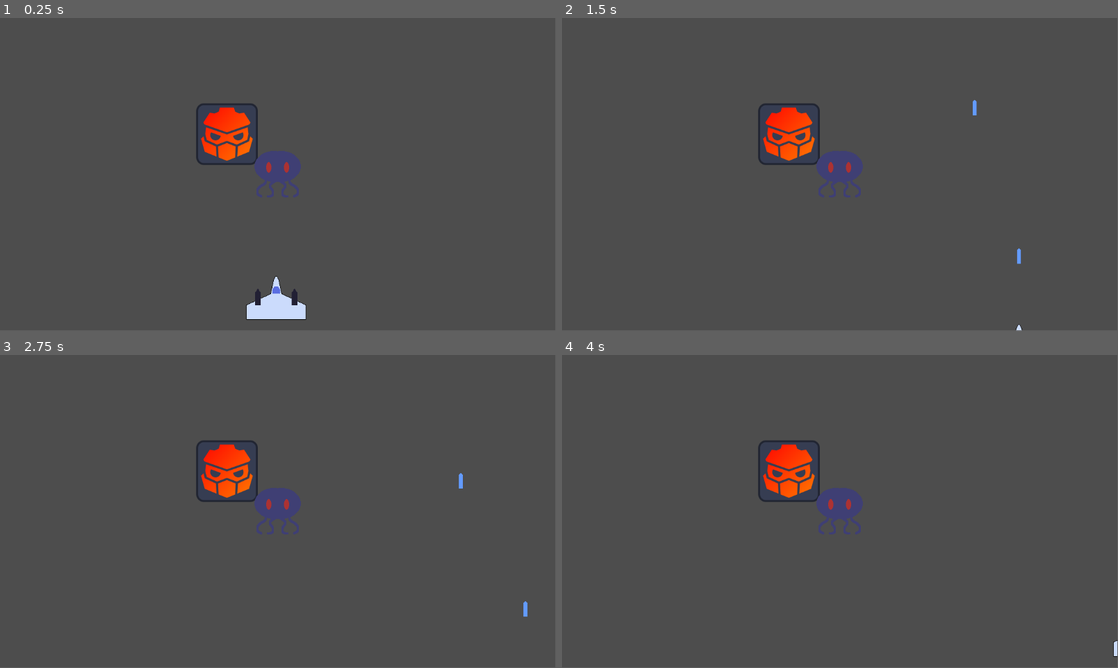
Above: before the commit, frames 1-4 (two rows, left to right).
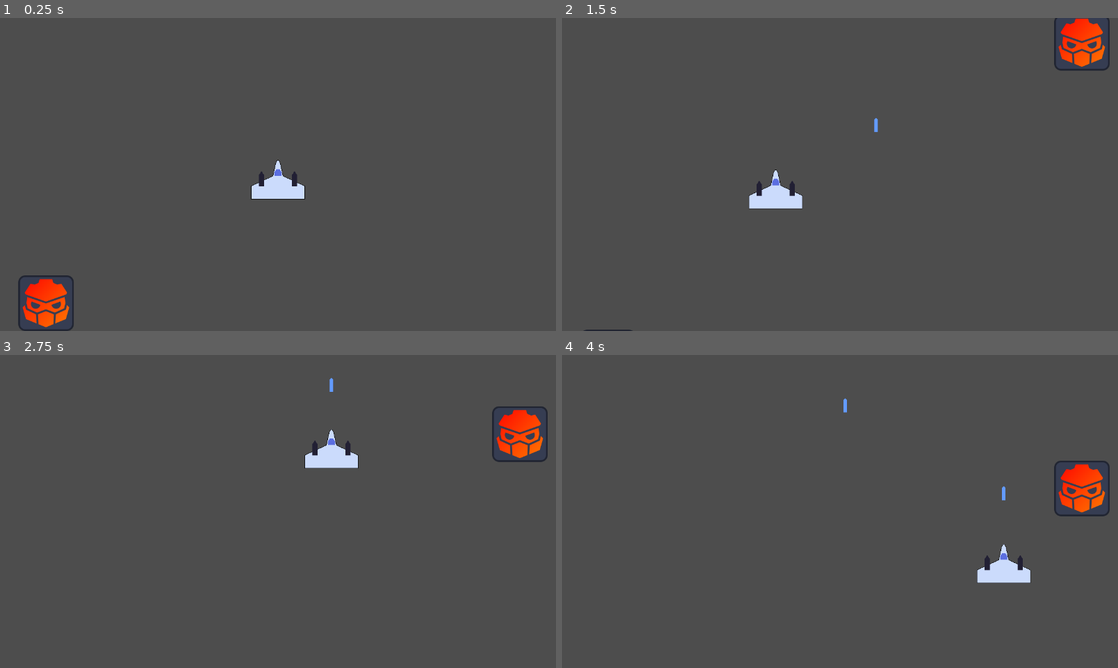
Above: after the commit, the same moments.

Repository: Tamicktom/simple-space-shooter
Game: Godot game, scene res://levels/Level.tscn
Same seed, same stepped clock (60 frames per second), same inputs: the game is played once before the commit and once after it. Before the commit the project starts from res://levels/level-1.tscn.
Inputs (mouse positions are in pixels of both pictures, inside the frame that each line leads up to):
- Up to frame 1 (0.25 s): no input
- Up to frame 2 (1.5 s): move the mouse to (962, 158) at 0.52 s; press the mouse at (962, 158) at 0.53 s; hold Right (right) 0.53-1.28 s; move the mouse to (728, 190) at 1.27 s; release the mouse at (728, 190) at 1.28 s; hold Down (down) from 1.28 s (still down); click (728, 190) at 1.35 s
- Up to frame 3 (2.75 s): move the mouse to (333, 442) at 2.02 s; release Down (down) at 2.03 s; press the mouse at (333, 442) at 2.03 s; hold Right (right) from 2.03 s (still down)
- Up to frame 4 (4 s): move the mouse to (812, 574) at 2.77 s; release Right (right) at 2.78 s; release the mouse at (812, 574) at 2.78 s; hold W (up) 2.78-3.53 s; click (812, 574) at 2.85 s; move the mouse to (1006, 558) at 3.52 s; press the mouse at (1006, 558) at 3.53 s; hold Left (left) from 3.53 s (still down)
In our replay, the window is 799x449 before the commit and 800x450 after it. These sizes can differ from the game's own. Grey fills any space a smaller window leaves; there, only what the larger window draws over its background counts as a difference.

The runs differ from the first frame. In frame 1, 4.4% of the frame differs, in the area x 3-56%, y 27-100%; in frame 2, 3.9%; in frame 3, 3.9%; in frame 4, 3.9%.

Commit message:
camera move and follow level advance

Diff:
--- a/entities/player/player.gd
+++ b/entities/player/player.gd
@@ -3,7 +3,9 @@
 class_name Player;
 
 @onready var parent: Level = get_parent();
-@export var speed: float = 500.0;
+@export var speed: float = 1000.0;
+# This is the distance from the player to the mouse to start moving the player
+@export var mouse_player_distance_threshold: float = 8.0;
 var can_shoot: bool = true;
 
 # Called every frame. 'delta' is the elapsed time since the previous frame.
@@ -17,9 +19,29 @@
 
 func move_player(_delta: float) -> void:
 	# Get the input direction and the current velocity
-	var direction = Input.get_vector("left", "right", "up", "down");
-	velocity = direction * speed;
+	# var direction = Input.get_vector("left", "right", "up", "down");
+	# velocity = direction * speed;
+	# this is a spaceship shooter game, so we need to make the player follow the mouse
+	var mouse_position: Vector2 = get_global_mouse_position();
 
+	# convert the mouse position values to int
+	var direction: Vector2 = (mouse_position - position).normalized();
+
+	var differenceX: float = mouse_position.x - position.x;
+	var differenceY: float = mouse_position.y - position.y;
+
+	var can_move_x: bool = differenceX > mouse_player_distance_threshold or differenceX < -mouse_player_distance_threshold;
+	var can_move_y: bool = differenceY > mouse_player_distance_threshold or differenceY < -mouse_player_distance_threshold;
+
+	if can_move_x or can_move_y:
+		velocity = direction * speed;
+	else:
+		velocity = Vector2.ZERO;
+
+	print("Global Mouse position: ", mouse_position);
+	print("Local Mouse position: ", get_local_mouse_position());
+	print("Player position: ", position);
+	print("Viewport size: ", get_viewport_rect().size);
 	# Move the player
 	move_and_slide();
 
--- a/levels/Level.tscn
+++ b/levels/Level.tscn
@@ -1,6 +1,38 @@
-[gd_scene load_steps=2 format=3 uid="uid://brb42soa53a17"]
+[gd_scene load_steps=5 format=3 uid="uid://brb42soa53a17"]
 
 [ext_resource type="Script" path="res://levels/level.gd" id="1_tj1em"]
+[ext_resource type="PackedScene" uid="uid://jheooagu58jl" path="res://entities/player/player.tscn" id="2_py6um"]
+[ext_resource type="Texture2D" uid="uid://qkvvgoml3wmw" path="res://icon.svg" id="3_0pjbw"]
+[ext_resource type="PackedScene" uid="uid://dlyg7spmllrw4" path="res://entities/enemies/monster.tscn" id="4_4myls"]
 
 [node name="Level" type="Node"]
 script = ExtResource("1_tj1em")
+
+[node name="Camera2D" type="Camera2D" parent="."]
+
+[node name="Player" parent="." instance=ExtResource("2_py6um")]
+
+[node name="Projectiles" type="Node2D" parent="."]
+
+[node name="Scenary" type="Node2D" parent="."]
+
+[node name="Icon2" type="Sprite2D" parent="Scenary"]
+position = Vector2(557, -453)
+texture = ExtResource("3_0pjbw")
+
+[node name="Icon" type="Sprite2D" parent="Scenary"]
+position = Vector2(-534, 271)
+texture = ExtResource("3_0pjbw")
+
+[node name="Icon3" type="Sprite2D" parent="Scenary"]
+position = Vector2(557, -1933)
+texture = ExtResource("3_0pjbw")
+
+[node name="Icon4" type="Sprite2D" parent="Scenary"]
+position = Vector2(-534, -1209)
+texture = ExtResource("3_0pjbw")
+
+[node name="Enemies" type="Node2D" parent="."]
+
+[node name="Monster" parent="Enemies" instance=ExtResource("4_4myls")]
+position = Vector2(165, -938)
--- a/levels/level-1.tscn
+++ b/levels/level-1.tscn
@@ -1,15 +1,18 @@
-[gd_scene load_steps=6 format=3 uid="uid://b6us5vgyknhdh"]
+[gd_scene load_steps=6 format=3 uid="uid://rgwem6ix6hx1"]
 
-[ext_resource type="Script" path="res://levels/level_1.gd" id="1_jcfxw"]
 [ext_resource type="PackedScene" uid="uid://jheooagu58jl" path="res://entities/player/player.tscn" id="1_ov2os"]
 [ext_resource type="Texture2D" uid="uid://qkvvgoml3wmw" path="res://icon.svg" id="2_lwl2t"]
 [ext_resource type="PackedScene" uid="uid://dlyg7spmllrw4" path="res://entities/enemies/monster.tscn" id="4_a6tn4"]
+
+[sub_resource type="GDScript" id="GDScript_q4o4w"]
+script/source = "extends Level;
+"
 
 [sub_resource type="RectangleShape2D" id="RectangleShape2D_22mwg"]
 size = Vector2(74, 135)
 
 [node name="Level-1" type="Node2D"]
-script = ExtResource("1_jcfxw")
+script = SubResource("GDScript_q4o4w")
 
 [node name="Player" parent="." instance=ExtResource("1_ov2os")]
 position = Vector2(-3, 245)
--- a/levels/level.gd
+++ b/levels/level.gd
@@ -4,7 +4,27 @@
 
 @onready var laser_scene: PackedScene = preload("res://scenes/projectiles/laser.tscn");
 
+@export var level_time: float = 300.0; # 5 minutes
+@export var level_speed: float = 100.0; # units per second
+
+@onready var player: Player = $Player;
+@onready var camera: Camera2D = $Camera2D;
+
+func _ready() -> void:
+	player.position.y = 0;
+	camera.position.y = 0;
+
+func _process(delta: float) -> void:
+	move_upwards(delta);
+
 func player_shoot(pos:Vector2) -> void:
 	var laser:Laser = laser_scene.instantiate();
 	laser.position = pos;
 	$Projectiles.add_child(laser);
+
+# This is a spaceship shooter game, so we need to make camera follow the player and
+# keep the player moving
+func move_upwards(delta: float) -> void:
+	player.position.y -= level_speed * delta;
+	camera.position.y -= level_speed * delta;
+	player.move_and_slide();
--- a/levels/level_1.gd
+++ /dev/null
@@ -1 +0,0 @@
-extends Level;
--- a/project.godot
+++ b/project.godot
@@ -11,9 +11,15 @@
 [application]
 
 config/name="space-shooter"
-run/main_scene="res://levels/level-1.tscn"
+run/main_scene="res://levels/Level.tscn"
 config/features=PackedStringArray("4.3", "GL Compatibility")
 config/icon="res://icon.svg"
+
+[display]
+
+window/size/viewport_width=1280
+window/size/viewport_height=720
+window/stretch/mode="viewport"
 
 [input]
 
Binary file added: raw-sprites/new-player.aseprite
